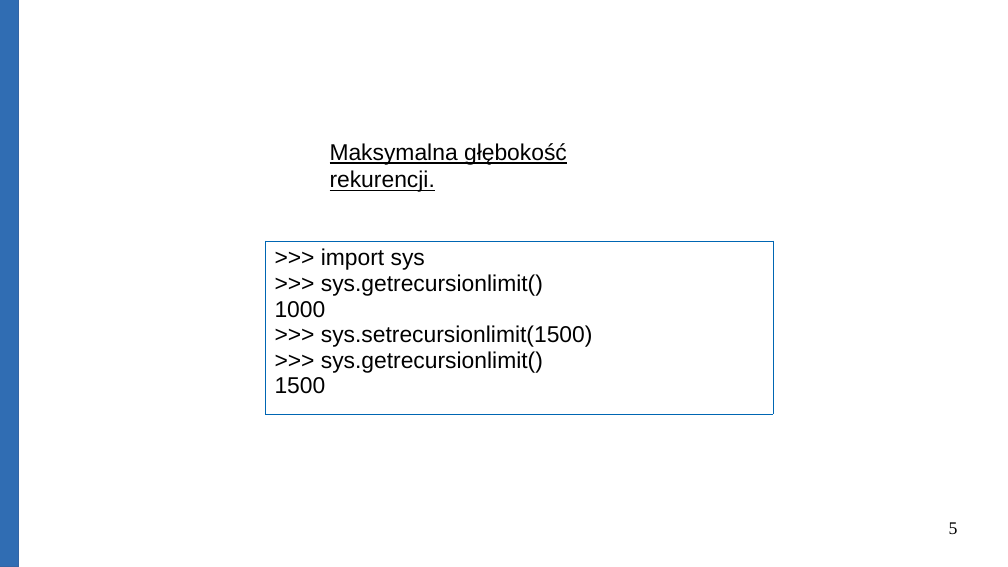
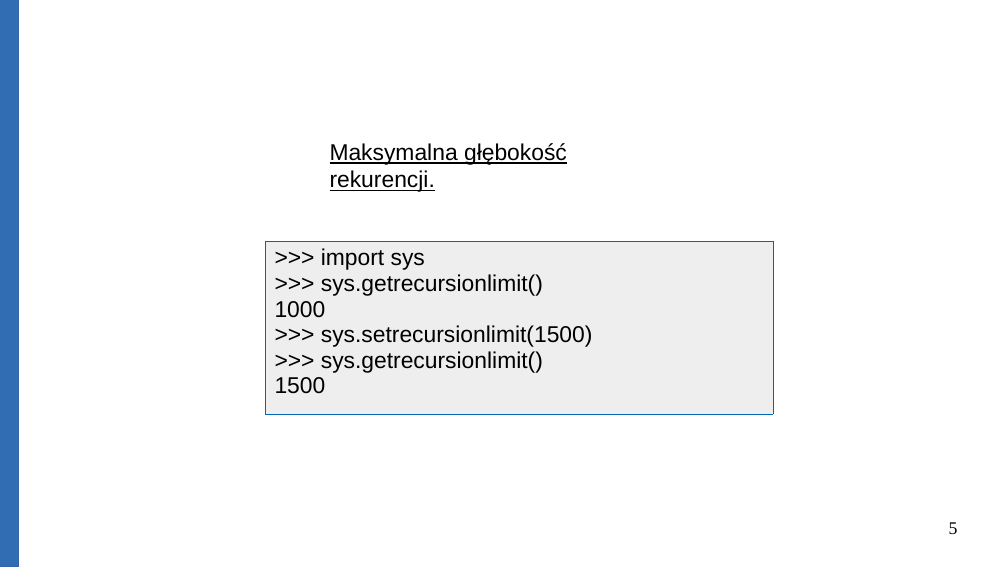
Before and after one commit to Michael-Wisniewski/algorithmic-workshop, a slide deck: slide 5 of Data_Structures.odp. Drawn at 1008x567 pixels with LibreOffice and Linux fonts; fonts in the diff are those of the drawing. Boxes give left, top, right and bottom in pixels: in the first picture for what was removed or moved away, otherwise in the second. Text is boxed around its words. In the diff, an @@ line names an element or a change of style, - is before the commit and + after.

```diff
--- a/Data_Structures.odp
+++ b/Data_Structures.odp
@@ table at [265, 241, 773, 403] @@
@@ fill none to #EEEEEE in row 1, column 1 @@
```
Also in this commit, not shown: 1 other slide changed, 10 slides added, 2 other files.
